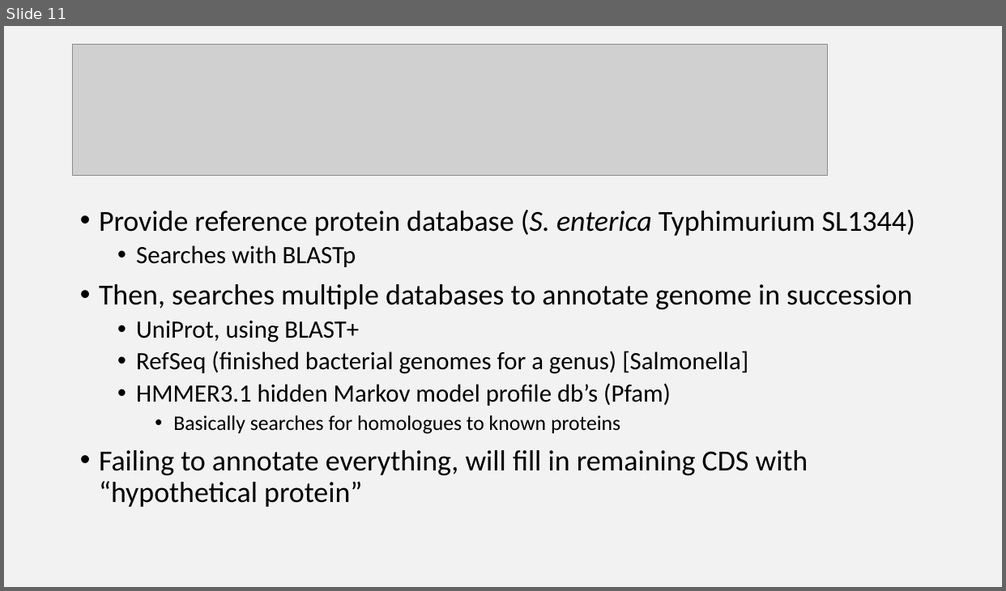
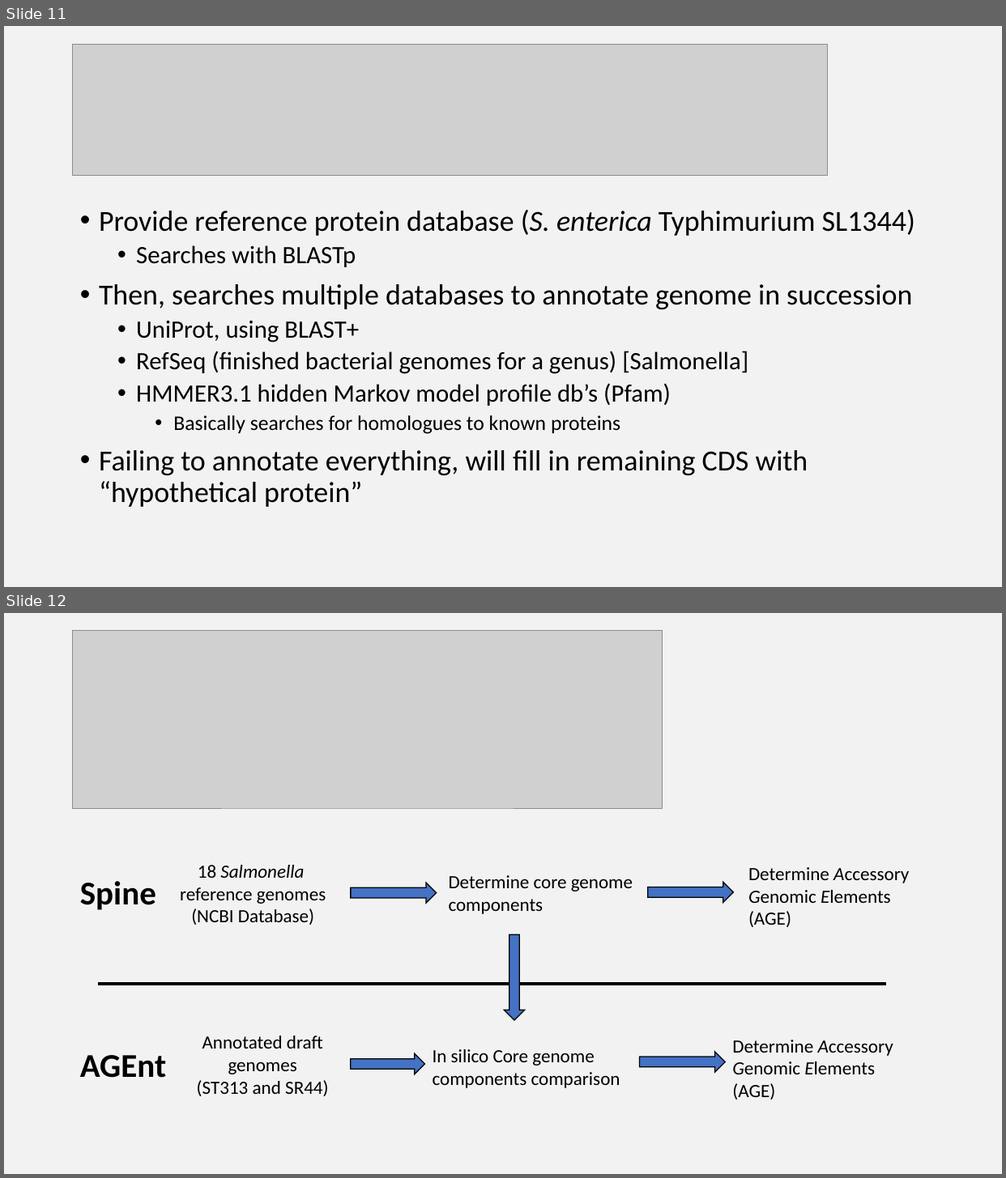
Before and after one commit to Yale-EEB723/finalproject, a slide deck: 190425_Verdegaal_EEB723_project.pptx. Shown one above the other, each under a label of ours: slide 11 before the commit, slides 11 and 12 after it. The pictures are 1006x591 and 1006x1178 pixels, drawn with LibreOffice and Linux fonts; fonts in the diff are those of the drawing; grey boxes stand for pictures. Boxes give left, top, right and bottom in pixels: in the first picture for what was removed or moved away, otherwise in the second. Text is boxed around its words. In the diff, an @@ line names an element or a change of style, - is before the commit and + after.

```diff
--- a/190425_Verdegaal_EEB723_project.pptx
+++ b/190425_Verdegaal_EEB723_project.pptx
@@ slide 12 added at [4,613,1002,1174], background #F2F2F2 @@
@@ picture added at [73,630,663,808] @@
@@ text added at [180,865,326,925], 18 pt, text #000000 @@
+18 Salmonella
+reference genomes
+(NCBI Database)
@@ text added at [449,875,633,914], 18 pt, text #000000 @@
+Determine core genome components
@@ text added at [748,867,909,927], 18 pt, text #000000 @@
+Determine Accessory Genomic Elements (AGE)
@@ text added at [80,881,156,910], 32 pt, text #000000, bold @@
+Spine
@@ right arrow added at [351,883,436,903], fill #4472C4, outline #000000 1 pt @@
@@ right arrow added at [648,883,733,903], fill #4472C4, outline #000000 1 pt @@
@@ right arrow added at [505,935,525,1020], fill #4472C4, outline #000000 1 pt @@
@@ line added from (98, 983) to (886, 983), #000000 3 pt @@
@@ text added at [197,1036,328,1097], 18 pt, text #000000 @@
+Annotated draft genomes
+(ST313 and SR44)
@@ text added at [432,1050,620,1088], 18 pt, text #000000 @@
+In silico Core genome components comparison
@@ text added at [732,1040,893,1100], 18 pt, text #000000 @@
+Determine Accessory Genomic Elements (AGE)
@@ text added at [80,1055,166,1078], 32 pt, text #000000, bold @@
+AGEnt
@@ right arrow added at [351,1054,424,1074], fill #4472C4, outline #000000 1 pt @@
@@ right arrow added at [640,1052,725,1072], fill #4472C4, outline #000000 1 pt @@
```
Also in this commit, not shown: 5 slides changed, 5 other slides added, 2 slides removed, 1 other file.
